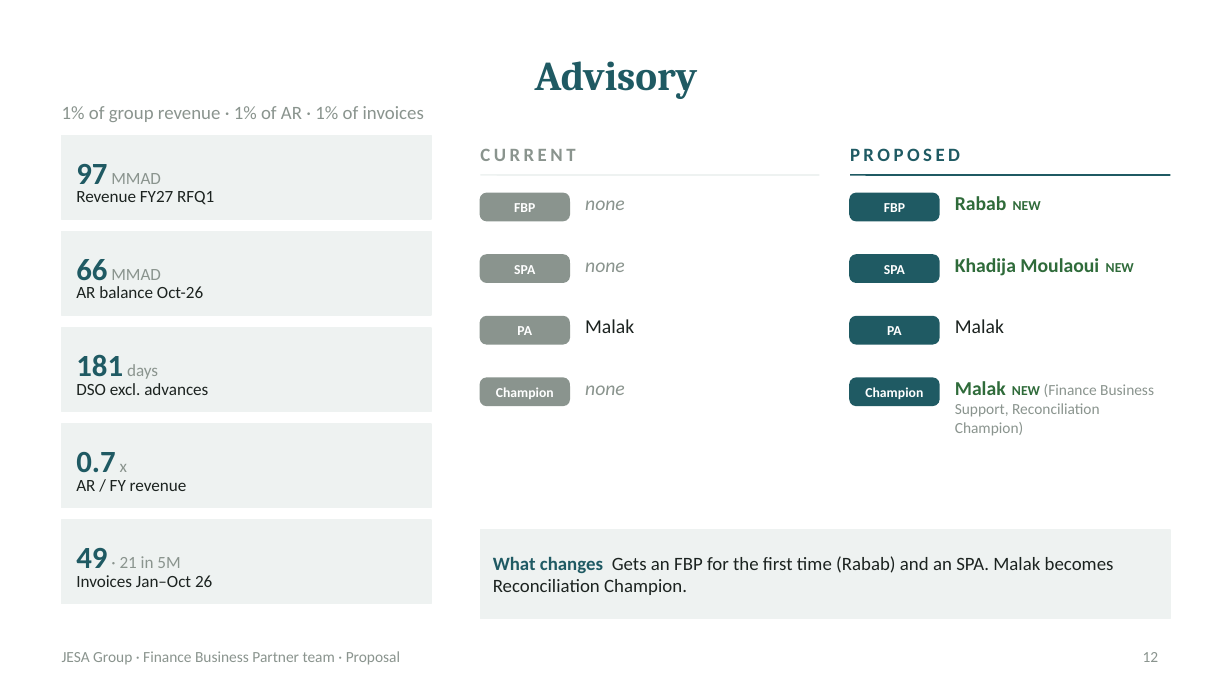
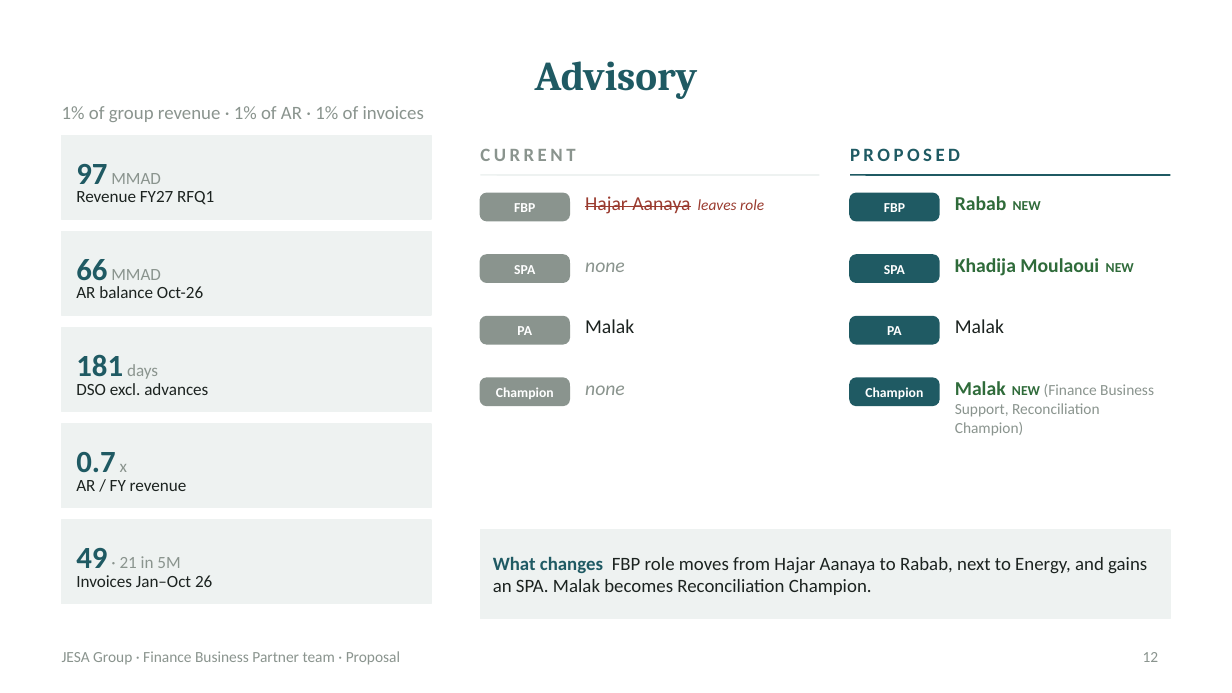
Before and after one commit to cherkaouihassan-art/Skills-Repo, a slide deck: slide 12 of deliverables/FBP_Org_by_BU.pptx. Drawn at 1232x693 pixels with LibreOffice and Linux fonts; fonts in the diff are those of the drawing. Boxes give left, top, right and bottom in pixels: in the first picture for what was removed or moved away, otherwise in the second. Text is boxed around its words. In the diff, an @@ line names an element or a change of style, - is before the commit and + after.

```diff
--- a/deliverables/FBP_Org_by_BU.pptx
+++ b/deliverables/FBP_Org_by_BU.pptx
@@ text at (585, 196, 764, 214): text changed; text colour #8A948E to #9A3B2F; italic off @@
-none
+Hajar Aanaya leaves role
@@ text at (493, 556, 1147, 595): text changed @@
-What changes Gets an FBP for the first time (Rabab) and an SPA. Malak becomes Reconciliation Champion.
+What changes FBP role moves from Hajar Aanaya to Rabab, next to Energy, and gains an SPA. Malak becomes Reconciliation Champion.
```
Also in this commit, not shown: 3 other slides changed, 3 other files.
